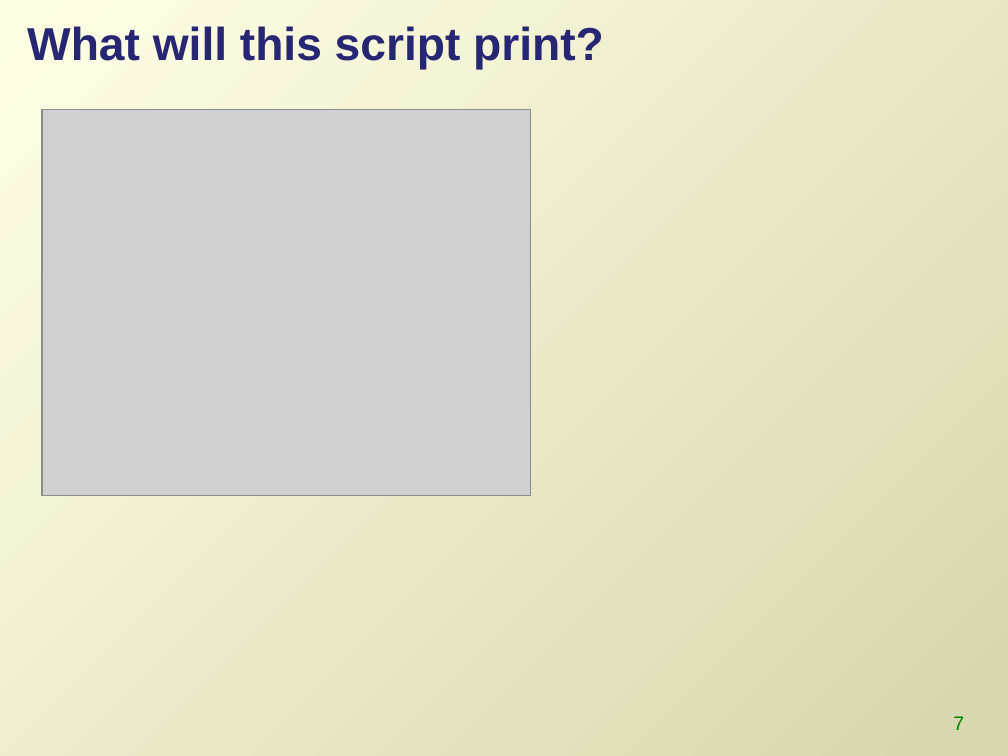
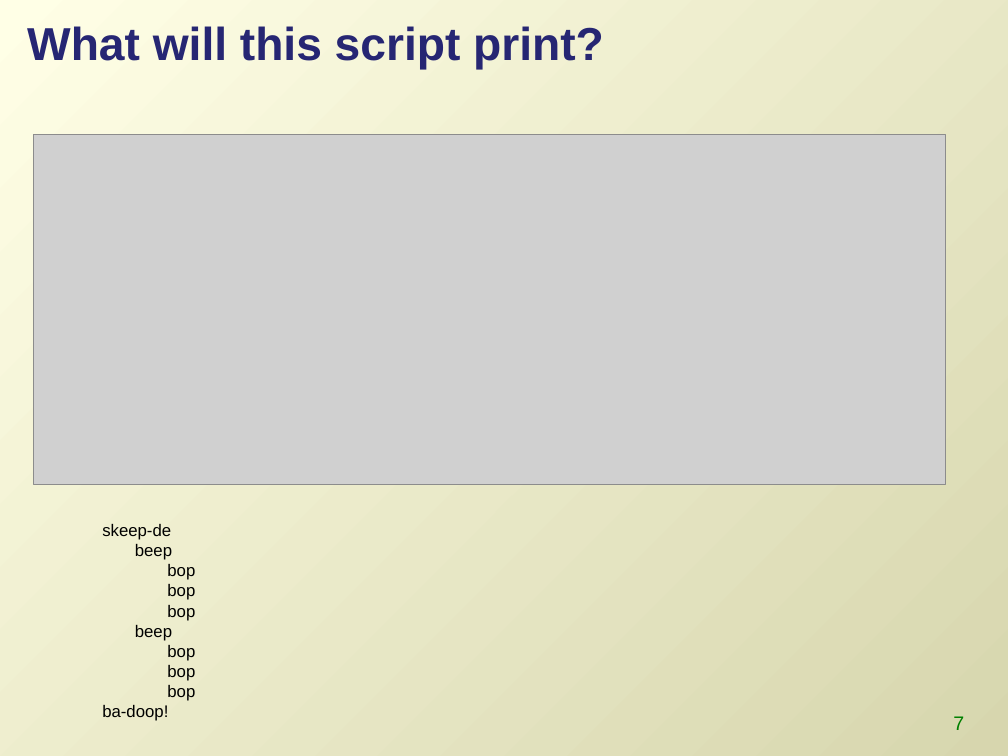
Before and after one commit to lgtateos/gis540, a slide deck: slide 7 of slides/looping2.pptx. Drawn at 1008x756 pixels with LibreOffice and Linux fonts; fonts in the diff are those of the drawing; grey boxes stand for pictures. Boxes give left, top, right and bottom in pixels: in the first picture for what was removed or moved away, otherwise in the second. Text is boxed around its words. In the diff, an @@ line names an element or a change of style, - is before the commit and + after.

```diff
--- a/slides/looping2.pptx
+++ b/slides/looping2.pptx
@@ picture: place and size @@
-picture at (42,109,531,495)
+picture at (33,134,946,484)
@@ text added at (102,524,195,721), 12 pt, text #000000 @@
+skeep-de
+beep
+bop
+bop
+bop
+beep
+bop
+bop
+bop
+ba-doop!
```
Also in this commit, not shown: 12 other slides changed.
